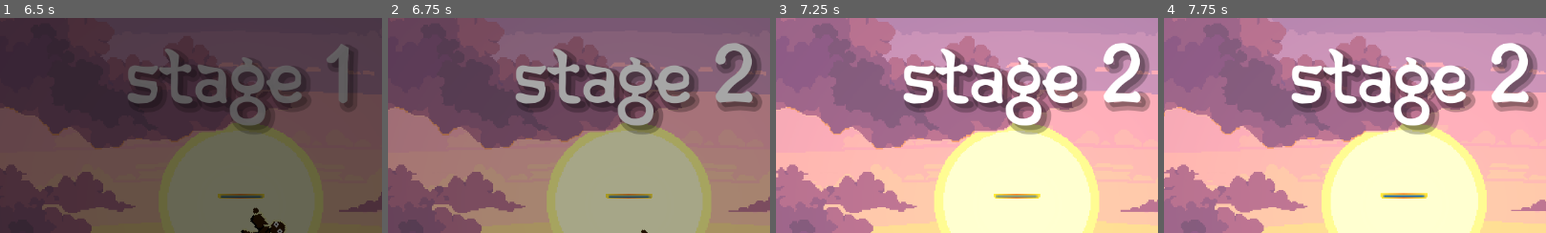
Above: before the commit, frames 1-4 (left to right).
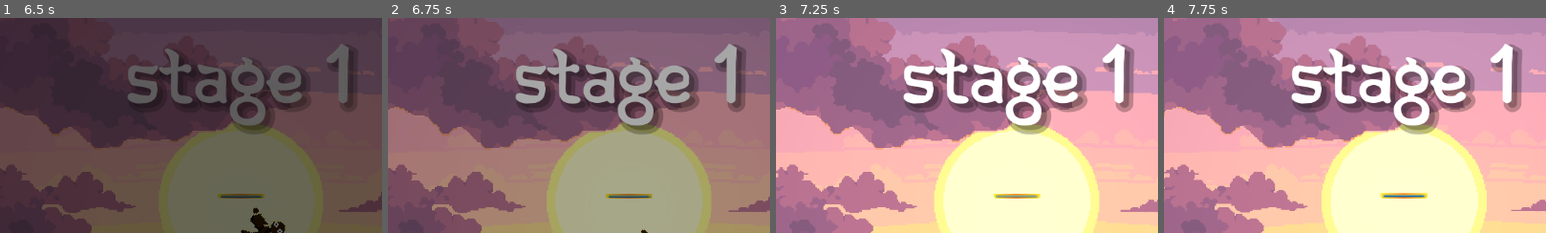
Above: after the commit, the same moments.

Repository: BluePolar282/Jame-Gam-58-2
Game: Godot game, scene res://Jame-Gam-58/UI/scenes/main_manu.tscn
Same seed, same stepped clock (60 frames per second), same inputs: the game is played once before the commit and once after it.
Inputs (mouse positions are % of the whole screen's width and height, from its top left):
- Up to frame 1 (6.5 s): click "Start" at 0.5 s; click "Start" at 1.25 s; tap Enter at 2 s; move the mouse to (55, 50) at 2.02 s; hold W (up) 2.03-4.25 s; move the mouse to (45, 50) at 2.77 s; move the mouse to (52, 48) at 3.52 s; click "Retry" at 4.25 s; click "Retry" at 5 s; click "Retry" at 5.75 s
- Up to frame 2 (6.75 s): move the mouse to (49, 52) at 6.52 s; hold W (up) from 6.53 s (still down)
- Up to frame 3 (7.25 s): keep holding W (up)
- Up to frame 4 (7.75 s): keep holding W (up); move the mouse to (57, 51) at 7.27 s
The pictures show only the part of the screen within x 19-69%, y 0-50%; the shares and areas given below are measured in that part.

Frame 1 is identical in both runs. In frame 2, 2.4% of the frame differs, in the area x 85-98%, y 11-44%; in frame 3, 2.5%; in frame 4, 2.5%.

Commit message:
birds now reset time
getting hit gets your time reset by 5 seconds

Diff:
--- a/Jame-Gam-58/Objects/scripts/shield.gd
+++ b/Jame-Gam-58/Objects/scripts/shield.gd
@@ -7,7 +7,6 @@
 
 func _physics_process(delta: float) -> void:
 	detect_input()
-	die()
 	rotation_degrees = lerp(rotation_degrees, target_rotation, ROTATE_SPEED * delta)
 
 func rotate_shield():
@@ -49,10 +48,6 @@
 		direction = "right"
 		rotate_shield()
 
-func die():
-	if Globals.HEALTH == 0:
-		queue_free()
-
 func _on_area_2d_body_entered(body: Node2D) -> void:
 	if body.is_in_group("Bullet"):
 		body.queue_free()
--- a/Jame-Gam-58/Objects/scripts/tower.gd
+++ b/Jame-Gam-58/Objects/scripts/tower.gd
@@ -2,7 +2,6 @@
 
 var ragdoll_velocity = Vector2(0,-250)
 const RAGDOLL_GRAVITY = 680.0
-
 var currently_animating = false
 
 func _ready() -> void:
@@ -34,15 +33,17 @@
 		return
 
 
-@onready var balance_bar = $"/root/main scene/earlyBar"
+@onready var balance_bar = $"../earlyBar"
 
 func _on_left_side_entered(area: Area2D) -> void:
 	if area.is_in_group("Bullet"):
+		Globals.tower_hit = true
 		print("left hit")
 		balance_bar.nudge(370.0)
 
 
 func _on_right_side_entered(area: Area2D) -> void:
 	if area.is_in_group("Bullet"):
+		Globals.tower_hit = true
 		print("right hit")
 		balance_bar.nudge(-370.0)
--- a/Jame-Gam-58/Utilities/scripts/globals.gd
+++ b/Jame-Gam-58/Utilities/scripts/globals.gd
@@ -10,6 +10,12 @@
 var won = false
 var lost = false
 var in_main_scene = false
+var tower_hit = false
+var set_time = 5
+
+var time_left: float = 0.0
+var timer_active: bool = false
+var stage_complete: bool = false  # flag to signal when a stage ends
 
 signal switched_stage
 signal inner_peace
@@ -22,35 +28,56 @@
 		switch_stage()
 		in_main_scene = false
 
+func _process(delta: float) -> void:
+	if not timer_active:
+		return
+	time_left -= delta
+	if time_left <= 0.0:
+		timer_active = false
+		stage_complete = true
+	if tower_hit == true:
+		add_time()
+		tower_hit = false
+
 func _ready() -> void:
 	print(won)
 	game_over.connect(_game_is_over)
+
+func start_stage_timer():
+	time_left = set_time
+	timer_active = true
+	stage_complete = false
+	# Wait until _process flips stage_complete to true
+	await get_tree().create_timer(0.05).timeout  # small poll interval
+	while not stage_complete:
+		await get_tree().process_frame
 
 func switch_stage():
 	stage = 1
 	switched_stage.emit()
 	print(stage)
-	await get_tree().create_timer(5).timeout
+	await start_stage_timer()
 
 	stage = 2
 	switched_stage.emit()
 	print(stage)
-	await get_tree().create_timer(5).timeout
+	await start_stage_timer()
 
 	stage = 3
 	switched_stage.emit()
 	print(stage)
-	await get_tree().create_timer(5).timeout
+	await start_stage_timer()
 
 	stage = 4
 	switched_stage.emit()
 	print(stage)
-	await get_tree().create_timer(5).timeout
+	await start_stage_timer()
 
 	stage = 5
 	switched_stage.emit()
 	print(stage)
-	await get_tree().create_timer(5).timeout
+	await start_stage_timer()
+
 	inner_peace.emit()
 	won = true
 	await get_tree().create_timer(2).timeout
@@ -64,3 +91,6 @@
 	Transition.transition()
 	await Transition.transition_finished
 	get_tree().change_scene_to_file("res://Jame-Gam-58/UI/scenes/endscreen.tscn")
+
+func add_time():
+	time_left += 5
Not shown: 1 places in Jame-Gam-58/Objects/scenes/shield.tscn that only renumber resources
